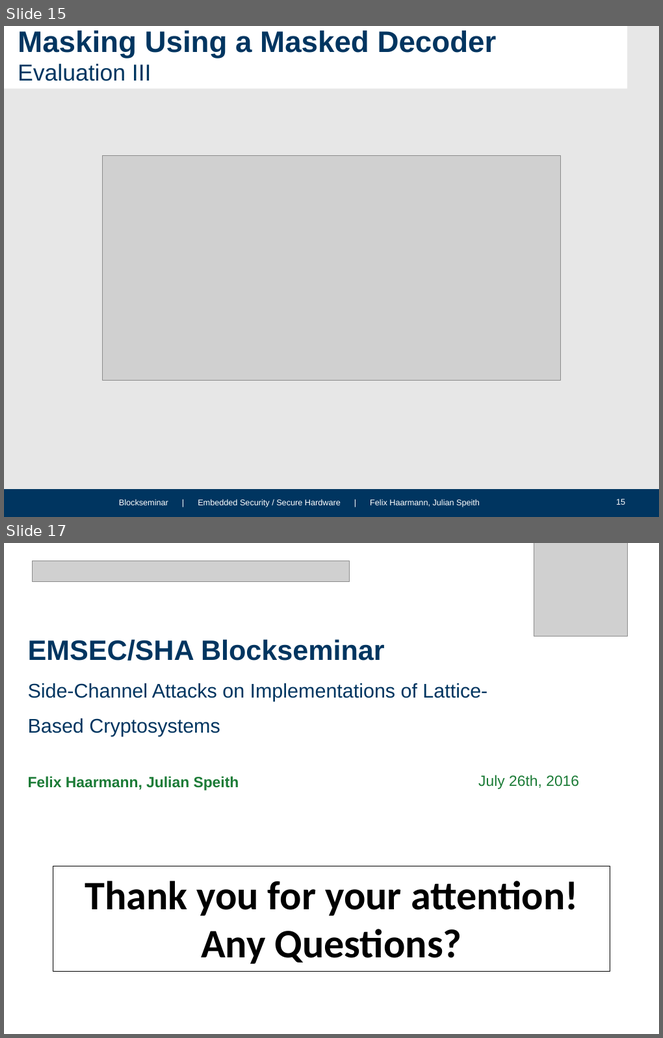
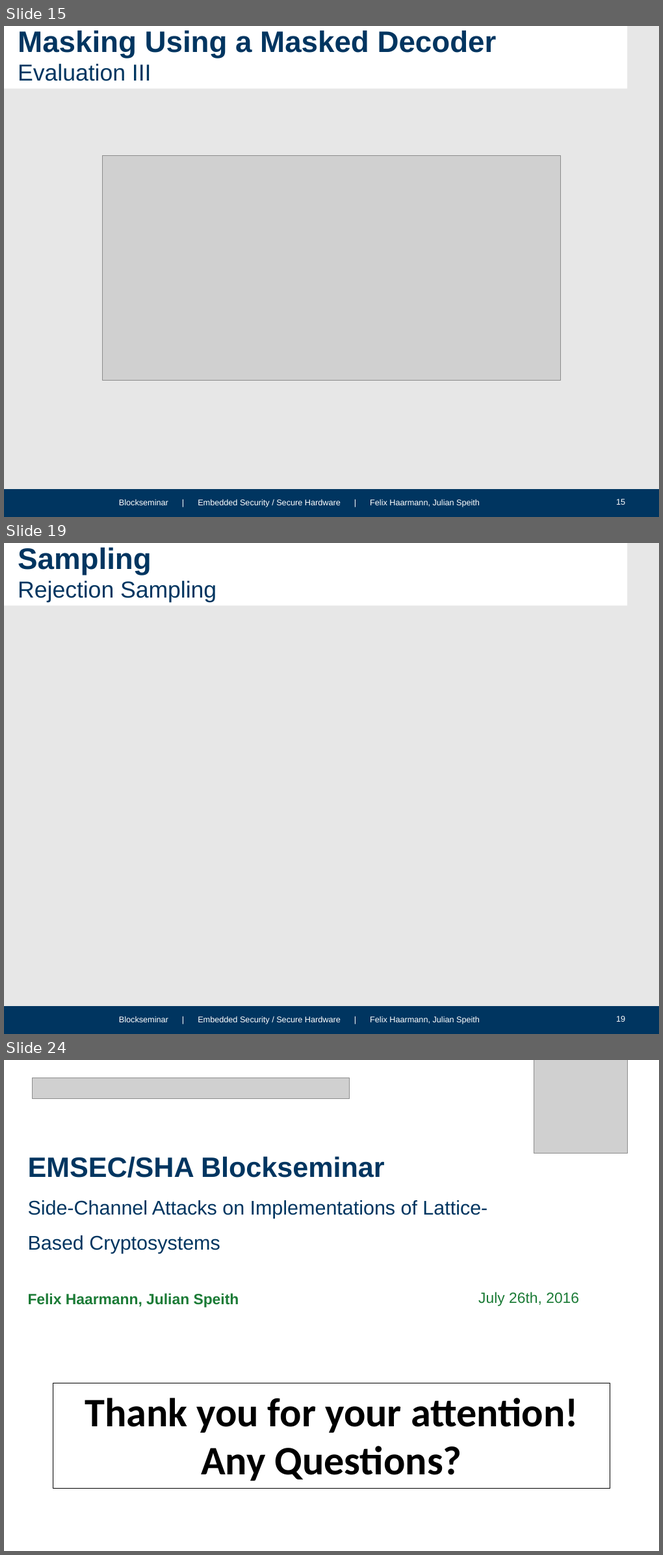
Before and after one commit to HFelixA/emsecseminar, a slide deck: presentation/Julian.pptx. Shown one above the other, each under a label of ours: slides 15 and 17 before the commit, slides 15, 19 and 24 after it; the slides between them are not shown. The pictures are 663x1038 and 663x1555 pixels, drawn with LibreOffice and Linux fonts; fonts in the diff are those of the drawing; grey boxes stand for pictures; background and template pictures are left out. Boxes give left, top, right and bottom in pixels: in the first picture for what was removed or moved away, otherwise in the second. Text is boxed around its words. In the diff, an @@ line names an element or a change of style, - is before the commit and + after.

```diff
--- a/presentation/Julian.pptx
+++ b/presentation/Julian.pptx
@@ slide 19 added at [4,543,659,1034], background #E7E7E7; not listed: 4 template elements that a slide beside it also shows @@
@@ title added at [18,548,217,603], 28 pt, text #003560 @@
+Sampling
+Rejection Sampling
@@ what was slide 17 is now slide 24 @@
```
Also in this commit, not shown: 2 slides changed, 6 other slides added, 1 other file.
